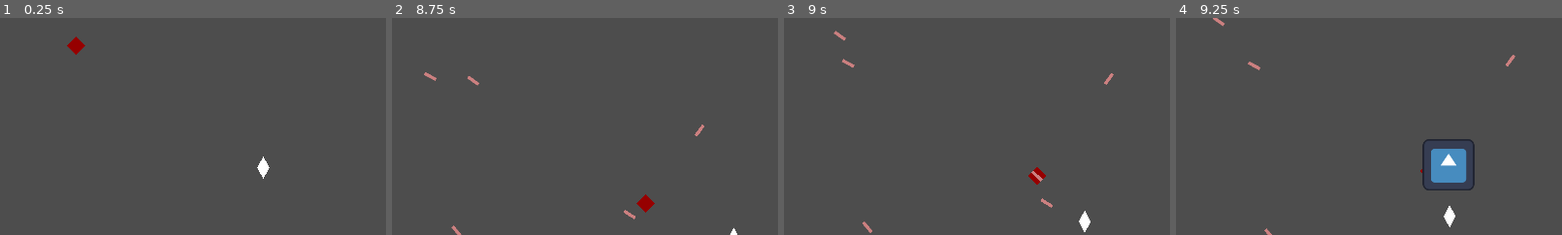
Above: before the commit, frames 1-4 (left to right).
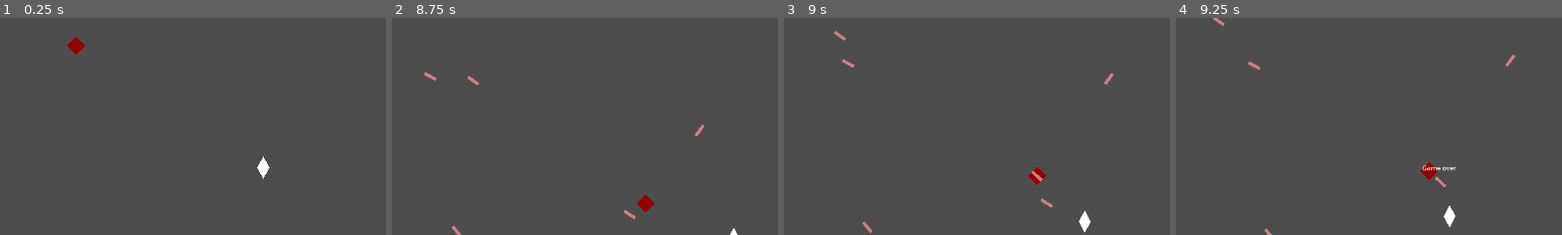
Above: after the commit, the same moments.

Repository: SytonK/DodgeMaster
Game: Godot game, scene res://src/levels/sandbox/sandbox.tscn
Same seed, same stepped clock (60 frames per second), same inputs: the game is played once before the commit and once after it. The engine's default icon, where the game draws it, is replaced by a stand-in: a white triangle on a blue panel in a dark square.
Inputs:
- Up to frame 1 (0.25 s): no input
- Up to frame 2 (8.75 s): tap Enter at 0.5 s; hold Right (move_right) 0.53-1.28 s; hold Down (move_down) 1.28-2.03 s; hold Right (move_right) 2.03-2.78 s; hold Up (move_up) 2.78-3.53 s; hold Left (move_left) 3.53-5.03 s; hold Down (move_down) 5.03-5.78 s; hold Right (move_right) 5.78-6.53 s; hold Up (move_up) 6.53-7.28 s; hold Right (move_right) 7.28-8.03 s; hold Down (move_down) from 8.03 s (still down)
- Up to frame 3 (9 s): release Down (move_down) at 8.78 s; hold Left (move_left) from 8.78 s (still down)
- Up to frame 4 (9.25 s): keep holding Left (move_left)
The pictures show only the part of the screen within x 16-66%, y 16-65%; the shares and areas given below are measured in that part.

Frames 1-3 are identical in both runs. In frame 4, 2.0% of the frame differs, in the area x 63-78%, y 55-80%.

Commit message:
GameOver/add label

Diff:
--- a/src/UI/menus/game over menu/game_over_menu.tscn
+++ b/src/UI/menus/game over menu/game_over_menu.tscn
@@ -1,17 +1,20 @@
-[gd_scene load_steps=2 format=3 uid="uid://b1cglv8tw21rv"]
+[gd_scene format=3 uid="uid://b1cglv8tw21rv"]
 
-[ext_resource type="Texture2D" uid="uid://dy4sumggi2mhb" path="res://icon.svg" id="1_xkm4o"]
-
-[node name="GameOverMenu" type="Control"]
+[node name="GameOverMenu" type="VBoxContainer"]
 process_mode = 2
 visible = false
-layout_mode = 3
-anchors_preset = 15
-anchor_right = 1.0
-anchor_bottom = 1.0
+anchors_preset = 8
+anchor_left = 0.5
+anchor_top = 0.5
+anchor_right = 0.5
+anchor_bottom = 0.5
+offset_left = -42.5
+offset_top = -11.5
+offset_right = 42.5
+offset_bottom = 11.5
 grow_horizontal = 2
 grow_vertical = 2
 
-[node name="Sprite2D" type="Sprite2D" parent="."]
-position = Vector2(983, 533)
-texture = ExtResource("1_xkm4o")
+[node name="Label" type="Label" parent="."]
+layout_mode = 2
+text = "Game over"
